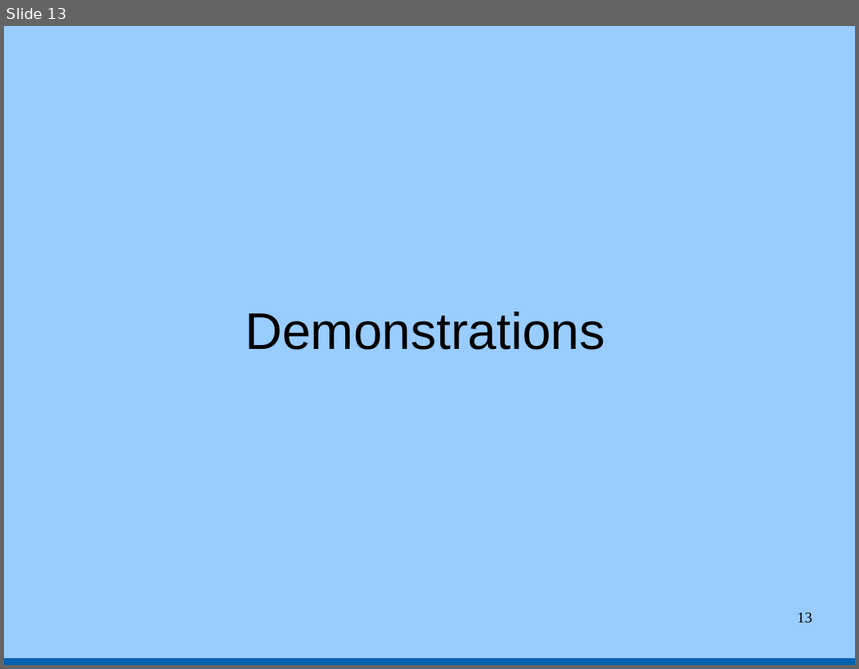
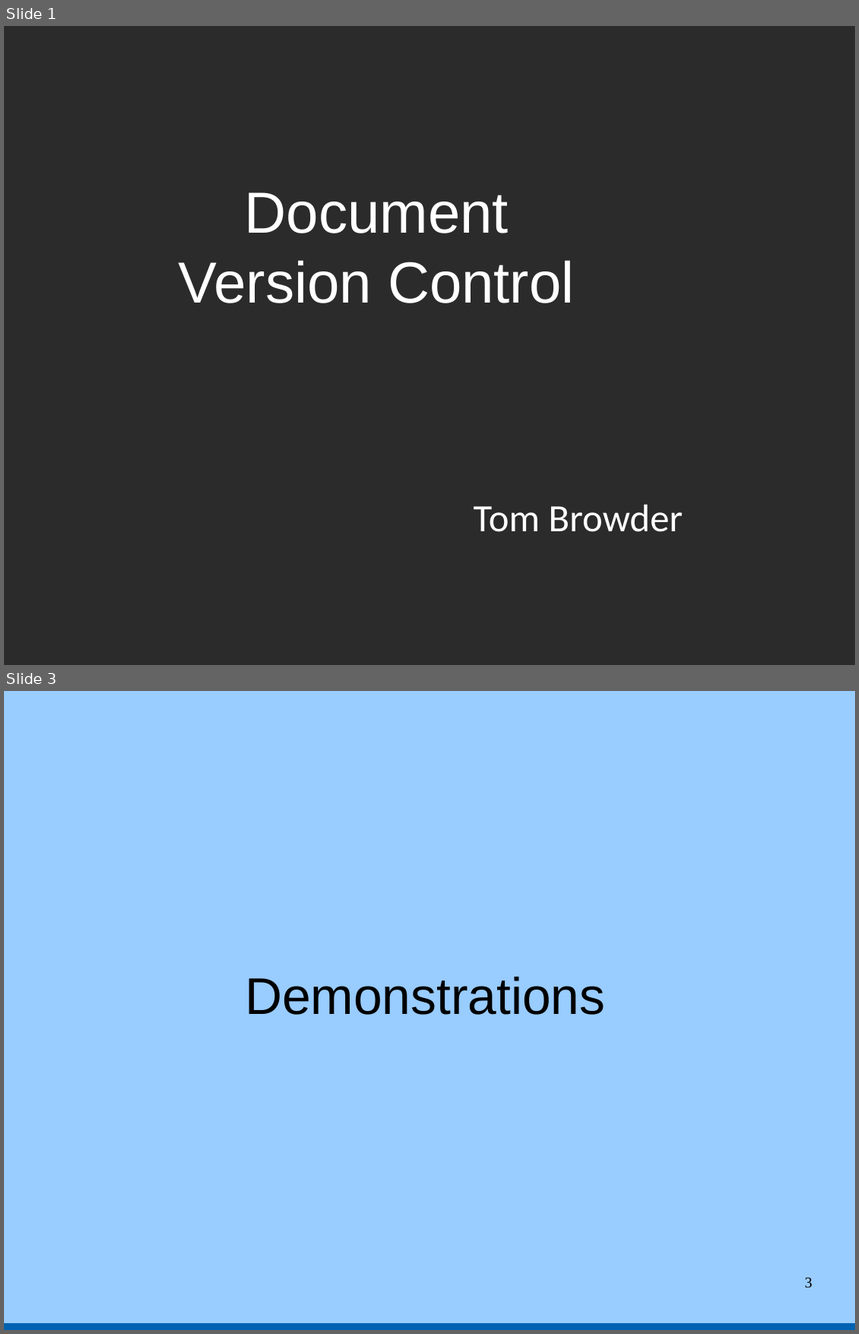
Before and after one commit to tbrowder/nwflug, a slide deck: NWFLUG/mtg-2015-07-06/version-control.odp. Shown one above the other, each under a label of ours: slide 13 before the commit, slides 1 and 3 after it; the slides between them are not shown. The pictures are 859x669 and 859x1334 pixels, drawn with LibreOffice and Linux fonts; fonts in the diff are those of the drawing; background and template pictures are left out; a plain dark background stands for a picture behind light text. Boxes give left, top, right and bottom in pixels: in the first picture for what was removed or moved away, otherwise in the second. Text is boxed around its words. In the diff, an @@ line names an element or a change of style, - is before the commit and + after.

```diff
--- a/NWFLUG/mtg-2015-07-06/version-control.odp
+++ b/NWFLUG/mtg-2015-07-06/version-control.odp
@@ slide 1 added at (x1=4, y1=26, x2=855, y2=665), background picture (left out) @@
@@ title added at (x1=179, y1=192, x2=575, y2=303), 54 pt, text #FFFFFF @@
+Document
+Version Control
@@ title added at (x1=474, y1=504, x2=683, y2=532), 36 pt, text #FFFFFF @@
+Tom Browder
@@ what was slide 13 is now slide 3 @@
@@ page number at (x1=805, y1=1278, x2=813, y2=1288): text changed @@
-13
+3
```
Also in this commit, not shown: 1 other slide added, 14 slides removed.
